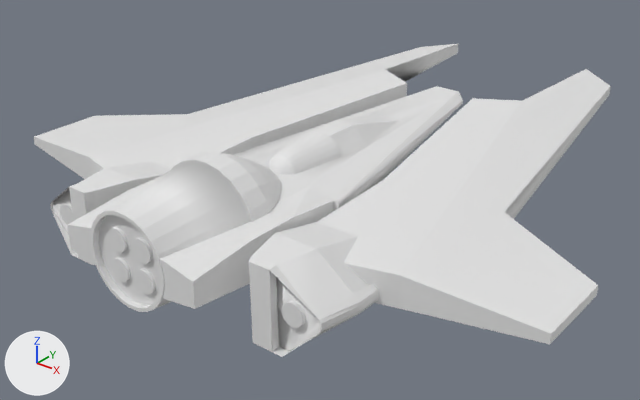
Renders of the OBJ model assets/ships-v2/small/fangfighter/ship-base.obj from each side of a commit.
Before and after are seen from a 50 mm lens placed at (2.24, -2.9, 1.61), pointed at (-0.11, 0.04, -0.22). Arrows for +X, +Y and +Z are at lower left; the lights stay in place. Where no turn or scale is listed for an object, it has been applied to the vertices.

The scene before the commit, as lines of its bpy script (objects in view):
```python
me_protecapeta_004 = bpy.data.meshes.new('PROTECAPETA.004')
me_protecapeta_004.from_pydata(...)  # 1181 vertices, 2275 faces, 2 loose edges; spans x -1.35..1.35, y -1.21..1.8, z -0.2..0.3
ob_protecapeta_004 = bpy.data.objects.new('PROTECAPETA.004', me_protecapeta_004)
ob_protecapeta_004.location = (0.0, 0.0, 0.0)
```
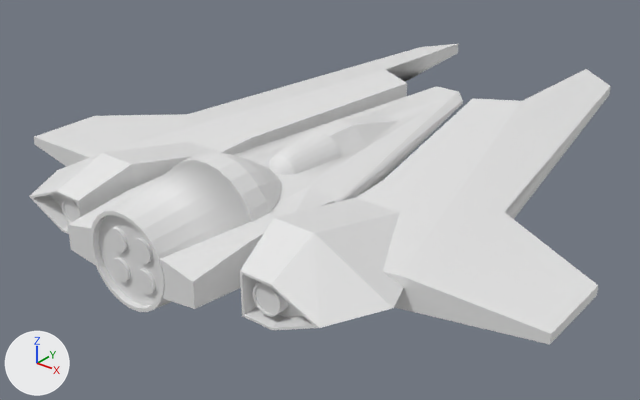
The newer file is also turned or shifted as a whole; pictures and numbers use the older file's frame.

Edits to the bpy script that builds the scene:
```text
Change me_protecapeta_004:
    used by ob_protecapeta_004; location = (0.0, 0.0, 0.0)
    remove me_protecapeta_004.from_pydata(...)  # 1181 vertices, 2275 faces, 2 loose edges; spans x -1.35..1.35, y -1.21..1.8, z -0.2..0.3
    add me_protecapeta_004.from_pydata(...)  # 1171 vertices, 2305 faces; spans x -1.35..1.35, y -1.21..1.8, z -0.2..0.3
    me_protecapeta_004 part 1: the loose piece of 51 vertices spanning x 0.37..0.76, y -1.03..-0.49, z -0.2..0.13 is rebuilt with 30 vertices and now spans x 0.36..0.89, y -1.07..-0.33, z -0.17..0.19
    me_protecapeta_004 part 2: a new loose piece of 64 vertices spanning x -0.58..-0.46, y -1.04..-0.99, z -0.04..0.08
    me_protecapeta_004 part 3: a new loose piece of 64 vertices spanning x 0.46..0.59, y -1.04..-0.99, z -0.04..0.08
    me_protecapeta_004 part 4: the loose piece of 48 vertices spanning x 0.56..0.65, y -1.01..-0.99, z -0.08..0.02 is deleted
    me_protecapeta_004 part 5
    101 vertices are removed from x -0.75..0.01, y -1.04..-0.41, z -0.2..0.13
    261 faces are deleted
    2 loose edges are deleted
    2 vertices move from x -0.56..0.0, y -1.01..-0.41, z -0.06..0.1 to x -0.57..0.0, y -1.07..-0.41, z -0.06..0.1
    32 vertices are added at x -0.89..0.01, y -1.07..-0.33, z -0.17..0.19
    152 new faces join them
```

What differs and where, as boxes [x1, y1, x2, y2] in the pictures (640 x 400 px):
'PROTECAPETA.004', reshaped: before [34, 44, 611, 357]; after [29, 44, 611, 344]
part 1 of me_protecapeta_004, rebuilt: before [249, 222, 379, 357]; after [240, 198, 404, 330]
part 2 of me_protecapeta_004, added: after [62, 197, 79, 223]
part 3 of me_protecapeta_004, added: after [253, 282, 289, 317]
part 4 of me_protecapeta_004, deleted: before [282, 301, 306, 328]
part 5 of me_protecapeta_004, cut back: before [50, 86, 459, 265]; after [29, 86, 459, 234]
